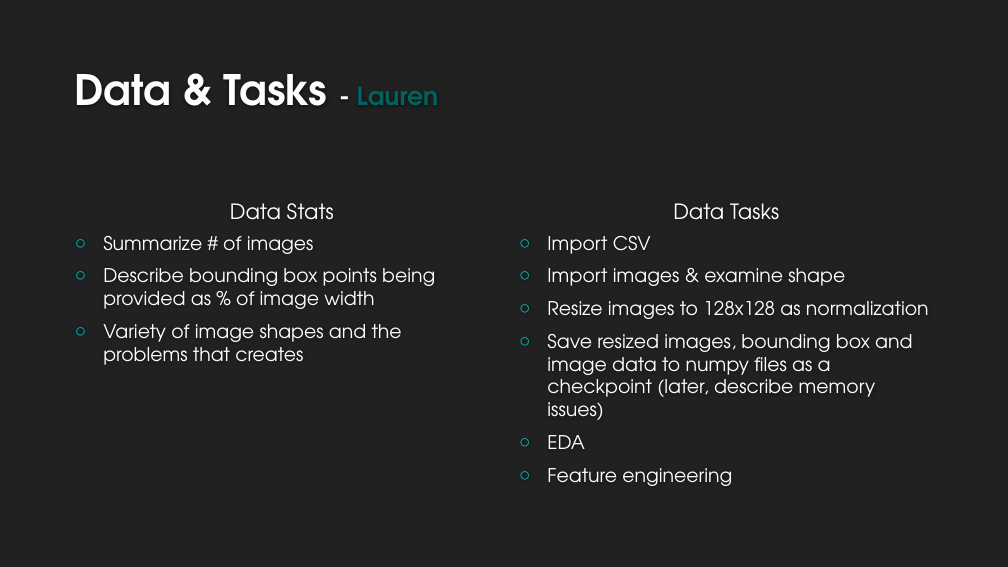
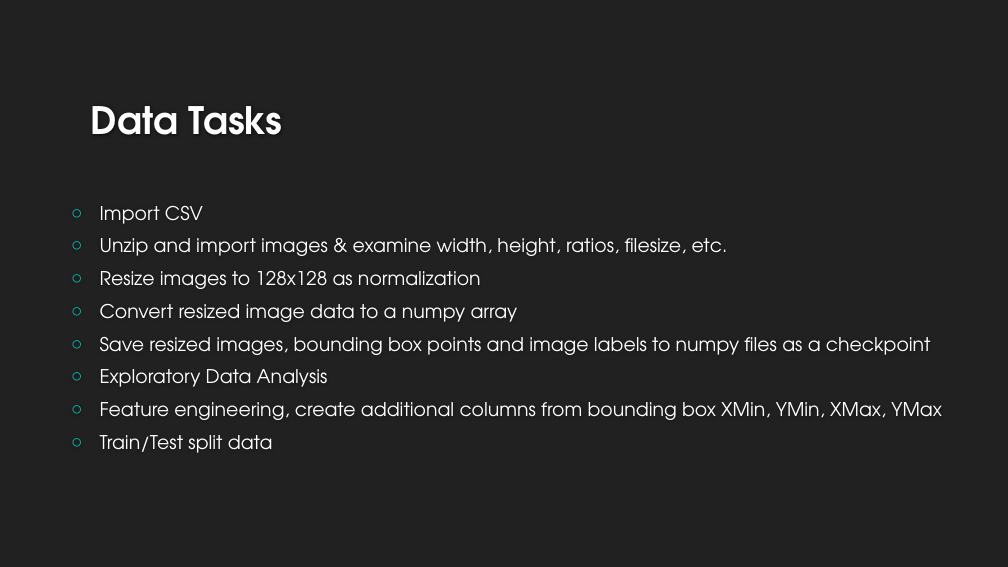
Before and after one commit to LaurenMadar/AML-finalgroup2, a slide deck: slide 5 of other/Group2_Phase1.pptx (slide 4 before the commit). Drawn at 1008x567 pixels with LibreOffice and Linux fonts; fonts in the diff are those of the drawing; background and template pictures are left out. Boxes give left, top, right and bottom in pixels: in the first picture for what was removed or moved away, otherwise in the second. Text is boxed around its words. In the diff, an @@ line names an element or a change of style, - is before the commit and + after.

Commit message:
Updated powerpoint data slides

```diff
--- a/other/Group2_Phase1.pptx
+++ b/other/Group2_Phase1.pptx
@@ title "Data Tasks" at (91, 106, 283, 135): vertical alignment bottom to top @@
@@ title at (91, 106, 283, 135): text changed; size 40 to 36 pt @@
-Data & Tasks - Lauren
+Data Tasks
@@ text "Import CSV": place and size @@
-text "Import CSV" at (547, 236, 929, 486)
+text "Import CSV" at (100, 206, 942, 453)
@@ text removed at (230, 203, 334, 220) @@
-Data Stats
@@ text removed at (673, 203, 779, 220) @@
-Data Tasks
@@ text at (100, 238, 728, 256): text changed @@
-○ Import images & examine shape
+○ Unzip and import images & examine width, height, ratios, filesize, etc.
@@ text removed at (103, 236, 435, 365) @@
-○ Summarize # of images
-○ Describe bounding box points being provided as % of image width
-○ Variety of image shapes and the problems that creates
@@ text at (100, 304, 942, 453): text changed @@
-○ Save resized images, bounding box and image data to numpy files as a checkpoint (later, describe memory issues)
-○ EDA
-○ Feature engineering
+○ Convert resized image data to a numpy array
+○ Save resized images, bounding box points and image labels to numpy files as a checkpoint
+○ Exploratory Data Analysis
+○ Feature engineering, create additional columns from bounding box XMin, YMin, XMax, YMax
+○ Train/Test split data
```
Also in this commit, not shown: 3 other slides changed, 1 slide added.
